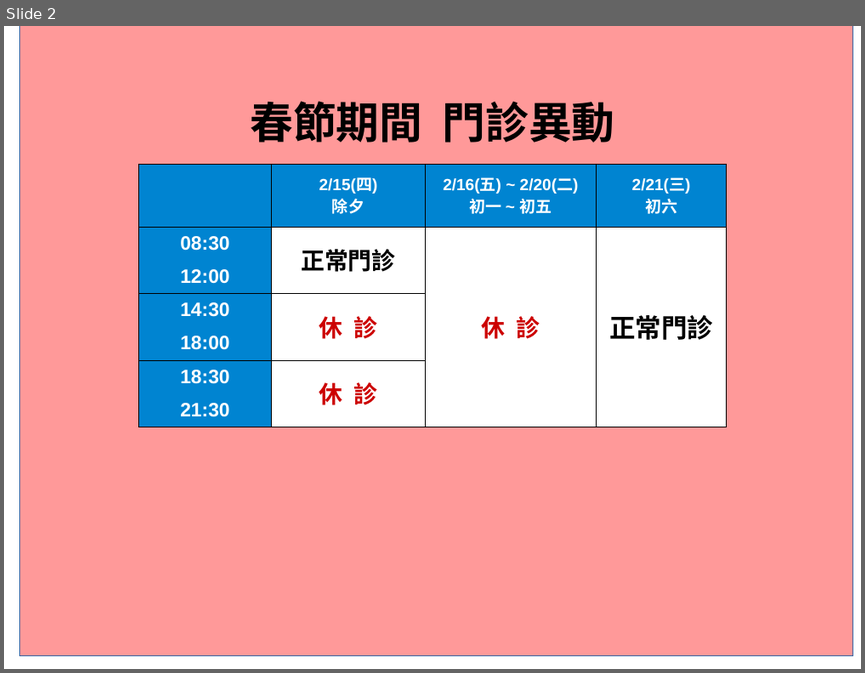
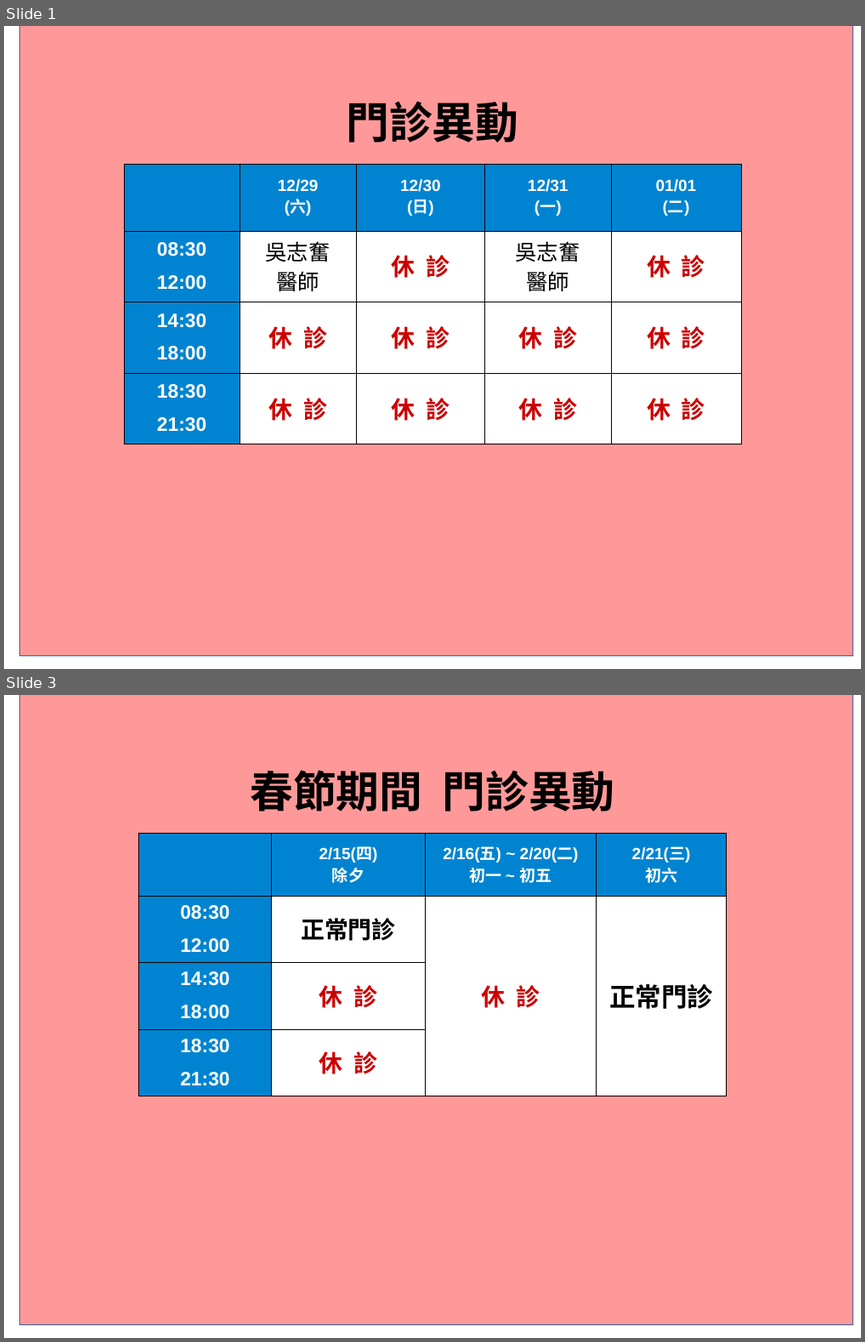
Before and after one commit to charming-clinic/charming-clinic.github.io, a slide deck: image/time2016.odp. Shown one above the other, each under a label of ours: slide 2 before the commit, slides 1 and 3 after it; the slides between them are not shown. The pictures are 865x673 and 865x1342 pixels, drawn with LibreOffice and Linux fonts; fonts in the diff are those of the drawing. Boxes give left, top, right and bottom in pixels: in the first picture for what was removed or moved away, otherwise in the second. Text is boxed around its words. In the diff, an @@ line names an element or a change of style, - is before the commit and + after.

```diff
--- a/image/time2016.odp
+++ b/image/time2016.odp
@@ slide 1 added at (4, 26, 861, 669), background #FFFFFF @@
@@ rectangle added at (19, 26, 853, 656), fill #FF9999, outline #3465A4 0 pt @@
@@ title added at (346, 101, 518, 142), 40 pt, text #000000, bold @@
+門診異動
@@ table added at (124, 164, 740, 444), 4 rows, 5 columns @@
+ | 12/29 / (六) | 12/30 / (日) | 12/31 / (一) | 01/01 / (二)
+08:30 / 12:00 | 吳志奮 醫師 | 休 診 | 吳志奮 醫師 | 休 診
+14:30 / 18:00 | 休 診 | 休 診 | 休 診 | 休 診
+18:30 / 21:30 | 休 診 | 休 診 | 休 診 | 休 診
@@ what was slide 2 is now slide 3 @@
```
Also in this commit, not shown: 1 other file.
